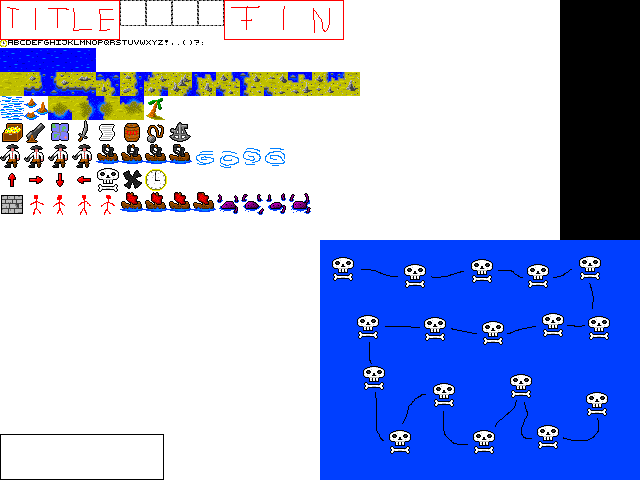
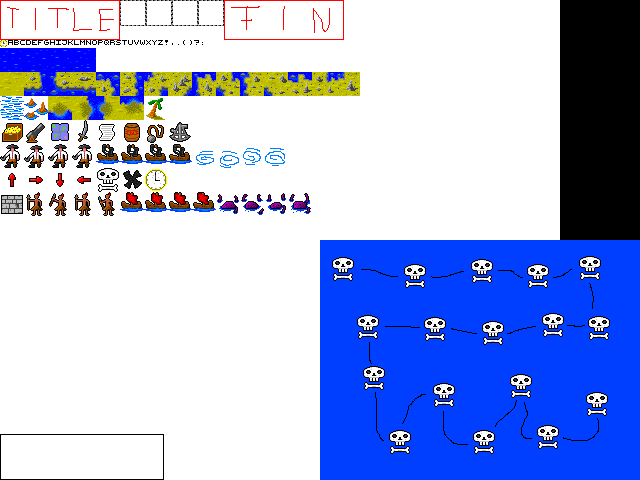
Comparing the layer stacks of the two 640×480 images. Changes:
painted on "content" over [26, 192, 115, 216]
